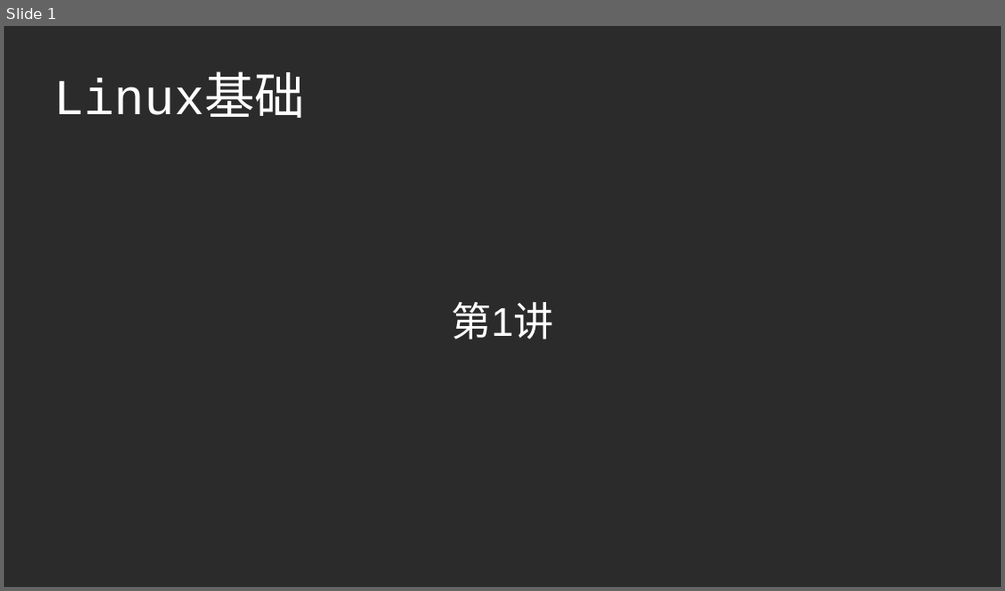
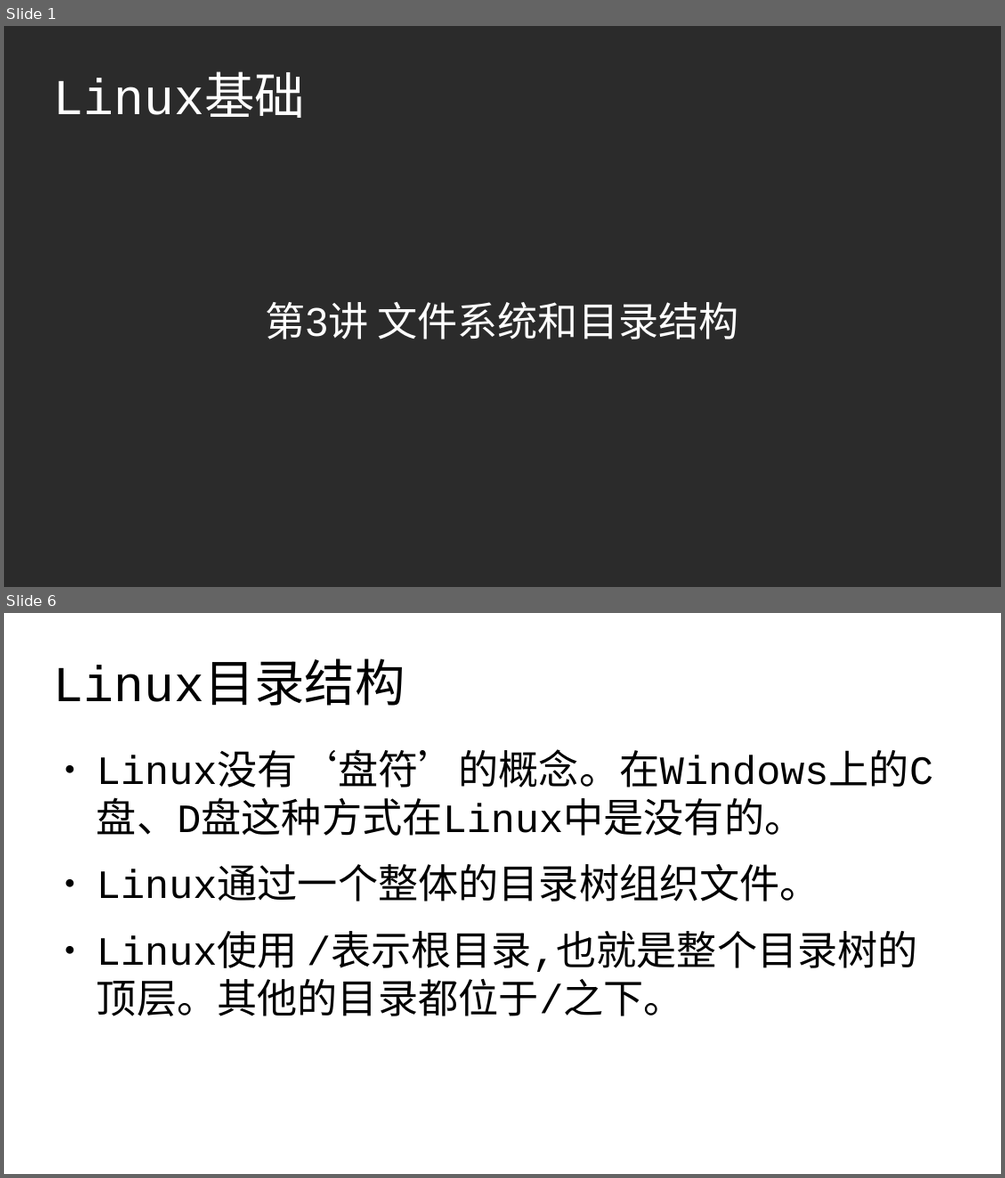
Before and after one commit to master-genius/linux-system, a slide deck: ch03/ch03-文件系统和目录结构.odp. Shown one above the other, each under a label of ours: slide 1 before the commit, slides 1 and 6 after it; the slides between them are not shown. The pictures are 1005x591 and 1005x1178 pixels, drawn with LibreOffice and Linux fonts; fonts in the diff are those of the drawing; background and template pictures are left out; a plain dark background stands for a picture behind light text. Boxes give left, top, right and bottom in pixels: in the first picture for what was removed or moved away, otherwise in the second. Text is boxed around its words. In the diff, an @@ line names an element or a change of style, - is before the commit and + after.

```diff
--- a/ch03/ch03-文件系统和目录结构.odp
+++ b/ch03/ch03-文件系统和目录结构.odp
@@ slide 6 added at [4, 613, 1001, 1174], background #FFFFFF @@
@@ title added at [54, 665, 405, 706], 40 pt, text #000000 @@
+Linux目录结构
@@ text added at [97, 755, 933, 1016], 32 pt, text #000000 @@
+● Linux没有‘盘符’的概念。在Windows上的C盘、D盘这种方式在Linux中是没有的。
+● Linux通过一个整体的目录树组织文件。
+● Linux使用 /表示根目录,也就是整个目录树的顶层。其他的目录都位于/之下。
@@ slide 1 changed as well @@
@@ subtitle at [266, 302, 738, 339]: text changed @@
-第1讲
+第3讲 文件系统和目录结构
```
Also in this commit, not shown: 14 other slides added, 1 slide removed.
